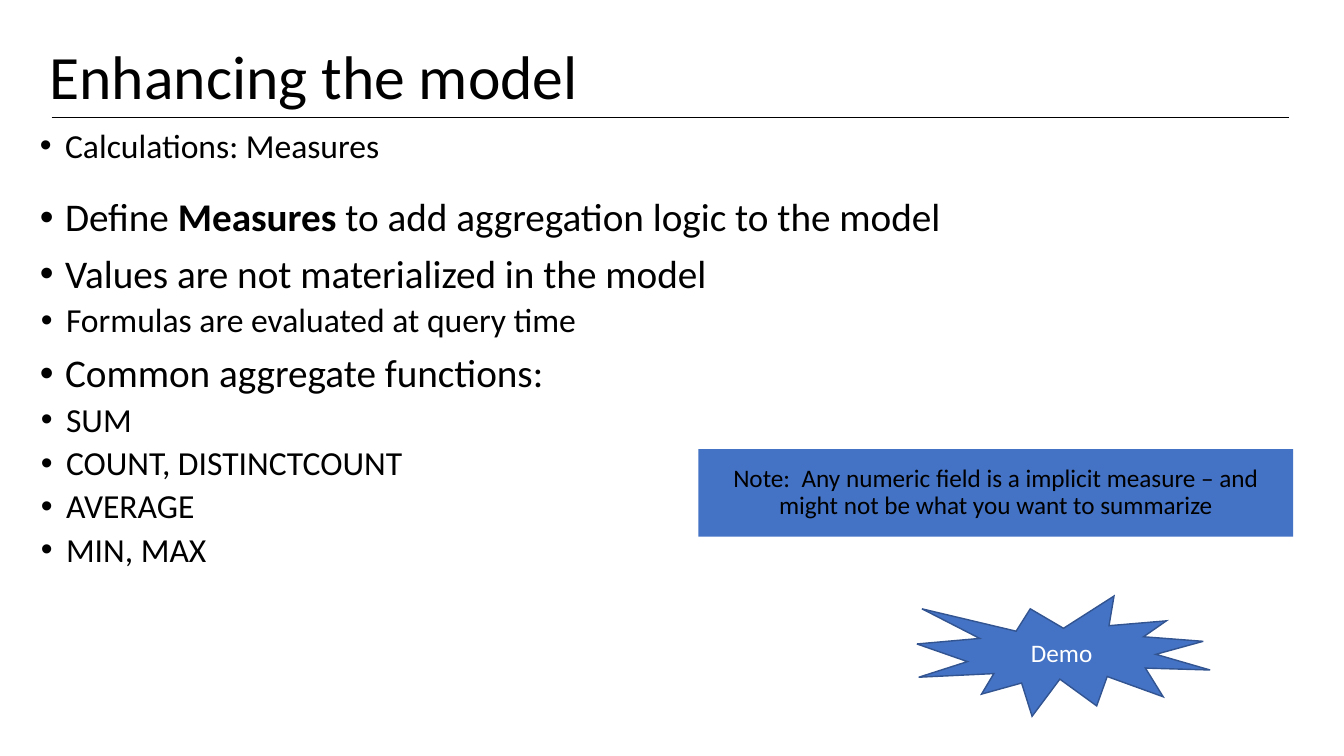
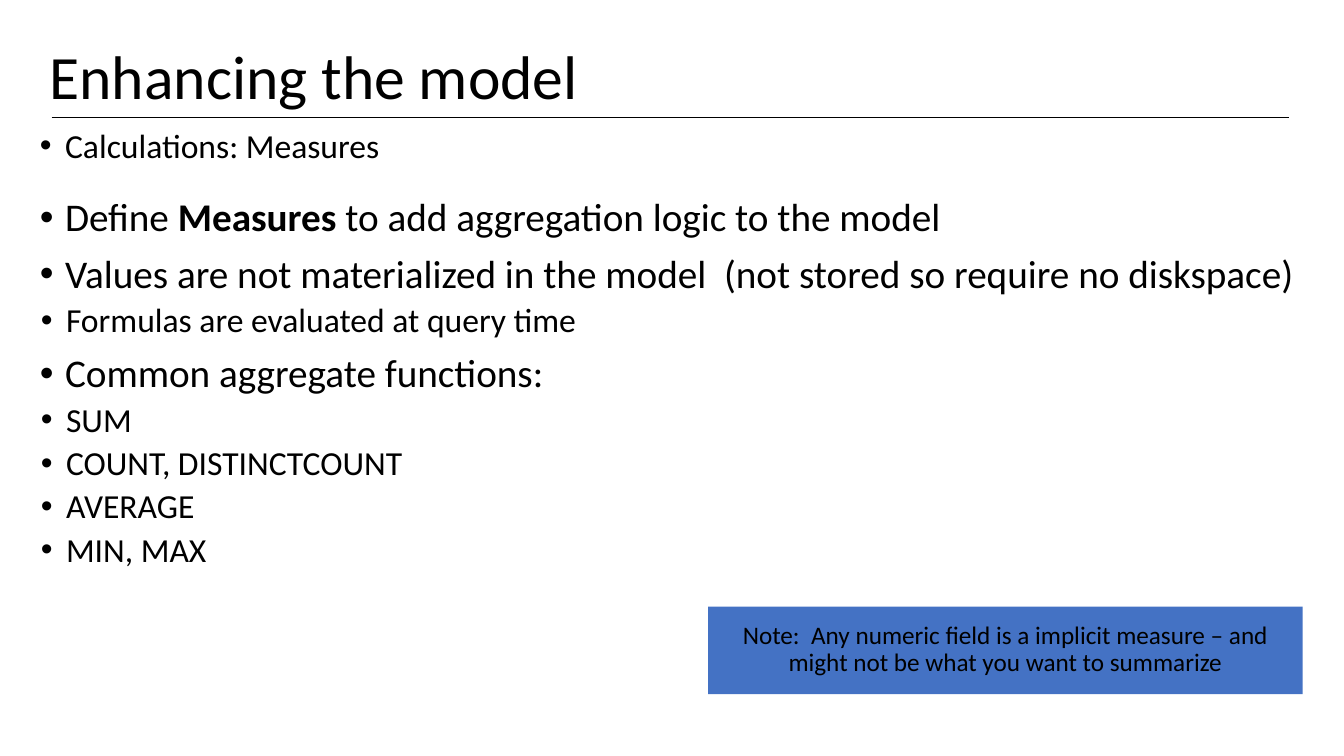
Before and after one commit to wgbrown/PBI_TTT, a slide deck: slide 8 of OverViewMaterials/What is Dax.pptx. Drawn at 1344x756 pixels with LibreOffice and Linux fonts; fonts in the diff are those of the drawing. Boxes give left, top, right and bottom in pixels: in the first picture for what was removed or moved away, otherwise in the second. Text is boxed around its words. In the diff, an @@ line names an element or a change of style, - is before the commit and + after.

```diff
--- a/OverViewMaterials/What is Dax.pptx
+++ b/OverViewMaterials/What is Dax.pptx
@@ text at (x1=65, y1=259, x2=1293, y2=295): text changed @@
-• Values are not materialized in the model
+• Values are not materialized in the model (not stored so require no diskspace)
@@ irregular seal removed at (x1=918, y1=596, x2=1211, y2=716) @@
-Demo
@@ rectangle "Note: Any numeric field is ..." moved from (x1=699, y1=450, x2=1294, y2=537) to (x1=708, y1=607, x2=1303, y2=695) @@
```
Also in this commit, not shown: 4 other slides changed, 1 slide added.
